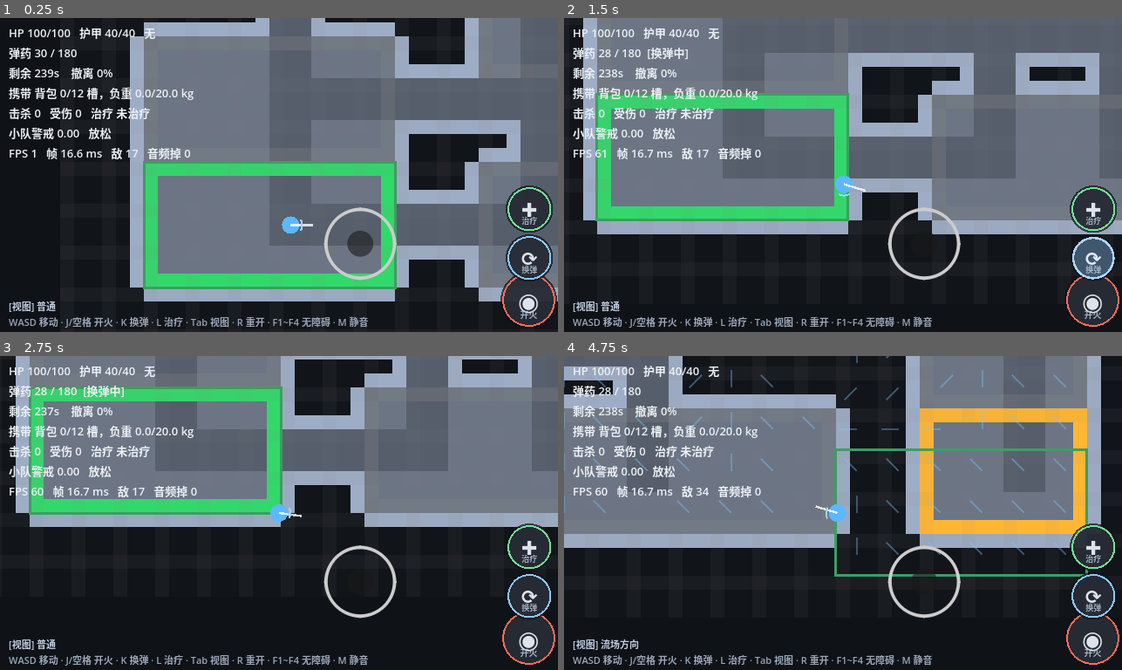
Above: before the commit, frames 1-4 (two rows, left to right).
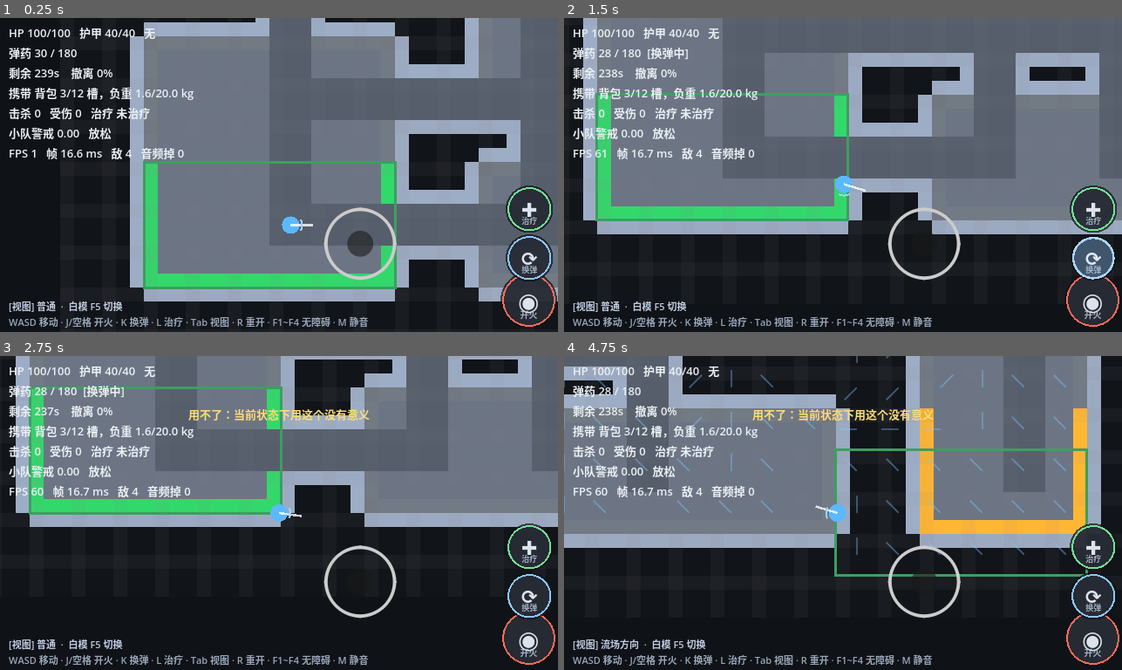
Above: after the commit, the same moments.

Repository: gungnior/SDCgame
Game: Godot game, scene res://view/raid_scene.tscn
Two runs of this game, one before a commit and one after it. Both use one fixed random seed, a clock stepped at 60 frames per second and the inputs below.
Inputs (mouse positions are in pixels of both pictures, inside the frame that each line leads up to):
- Up to frame 1 (0.25 s): no input
- Up to frame 2 (1.5 s): tap Enter at 0.5 s; move the mouse to (1094, 300) at 0.52 s; hold D (move_right) 0.53-1.28 s; tap J at 0.6 s; click (1094, 300) at 0.67 s; tap Space at 0.77 s; move the mouse to (1094, 256) at 1.27 s; hold S (move_down) from 1.28 s (still down); tap K at 1.35 s; click (1094, 256) at 1.42 s
- Up to frame 3 (2.75 s): tap Space at 1.52 s; move the mouse to (530, 547) at 2.02 s; release S (move_down) at 2.03 s; hold D (move_right) from 2.03 s (still down); tap L at 2.1 s; click (530, 547) at 2.17 s
- Up to frame 4 (4.75 s): tap Space at 2.75, 3.02, 3.77, 4.52 s; move the mouse to (815, 575) at 2.77 s; release D (move_right) at 2.78 s; hold W (move_up) 2.78-3.53 s; tap Tab at 2.85 s; click (815, 575) at 2.92 s; move the mouse to (1010, 560) at 3.52 s; hold A (move_left) from 3.53 s (still down); tap R at 3.6 s; move the mouse to (675, 465) at 4.27 s; tap M at 4.35 s

The runs differ from the first frame. In frame 1, 2.3% of the frame differs, in the area x 10-71%, y 22-94%; in frame 2, 2.3%; in frame 3, 2.8%, in the area x 7-67%, y 10-94%; in frame 4, 2.2%.
Error in both runs: Trying to get a return value of a method that returns "void" (res://ui/touch_button.gd:87)

Commit message:
fix(testmode): 白模与碰撞一致性 + 敌人数量钳制 + 起始配装
== 真机反馈 #1：黑墙能穿过 / 绿线挡路 ==
查明根因（是个真 bug）：
  map_generator.gd:85  grid.carve_rect(room.rect, Cell.FLOOR)
  —— `room.rect` **整块**都是 carve 出来的地板，是可走的。
  而白模的 `_outline_rect` 把房间描边画在 `room.rect` 的**最外圈瓦片**上，
  于是绿色描边盖在【可走格】上 —— 看起来像墙、实际能走。

修：
  · 描边改为沿房间边界格的【朝外一侧】画，落在墙格上，不遮可走区域
  · **把白模绘制抽成 view/whitebox_painter.gd（纯函数）** ——
    之前这段逻辑长在场景脚本里，测不到，才让这种不一致溜过去
  · 新增像素级回归测试：对 5 张地图，逐格取【格子中心像素】，
    断言「图上看起来是墙」与「碰撞层是墙」完全一致；
    并断言 room.rect 内全部可走。测试与绘制共用 looks_like_wall()，避免两边标准漂移

== 真机反馈 #2：敌人太多（35 个），技术验证阶段要每型 1 个、总数 <= 4 ==
新增 `MAX_TEST_ENEMIES := 4`（设 0 = 关闭，恢复正式刷怪）。
技术验证模式按房间顺序每型放 1 个，总数钳制到 4。
实测：[敌方] 4 名（技术验证模式，上限 4）

== 真机反馈 #3：治疗按钮没反应（用户要求先查原因）==
查明：**按钮本身是好的，是背包空的。**
  `_setup_sim` 从来没给玩家发过任何物品（HUD 显示"携带 背包 0/12 槽"），
  所以 `_try_heal()` 的循环永远找不到药；而失败只调了 `push_warning`
  —— **手机上完全看不见**，所以表现为"按钮坏了"。

修（两件都做，只修一件都还会"没反应"）：
  · 起始配装：绷带 x2 + 医疗包 x1 + 步枪弹 x90（实测 [配装] 背包 3/12 槽）
  · 新增 HUD 短提示（toast）：失败时显示"没有医疗物品"/"用不了：<原因>"并播 ui_deny；
    成功时显示"开始治疗 · <药名>"。这也是手机上唯一的即时反馈渠道

== 顺带 ==
· HUD 视图行显示当前渲染模式（白模/美术，F5 切换），避免"看不出在哪个模式"
· 修 _set_label 对 null Label 的防御

测试：522 项通过，0 失败（新增白模一致性 + 敌人上限 2 个套件）
APK：build/soudache.apk 0.9.0-testmode

Diff:
--- a/test/run_tests.gd
+++ b/test/run_tests.gd
@@ -56,6 +56,8 @@
 	_suite("真机修复2：hitstop 频率配额", _test_hitstop_frequency_limit)
 	_suite("真机修复2：白模渲染", _test_whitebox_render)
 	_suite("性能回归：听觉代价场缓存", _test_hearing_cache)
+	_suite("真机修复3：白模与碰撞一致", _test_whitebox_matches_collision)
+	_suite("真机修复3：测试模式敌人上限", _test_enemy_count_test_mode)
 
 	print("")
 	if _failed == 0:
@@ -2203,3 +2205,82 @@
 		"1 格外的枪声听得见")
 	_check(not Perception.can_hear_at(near_field, g, centre + Vector2(400, 400), 22.0),
 		"400 格外听不见")
+
+
+# ─────────────────── 真机反馈 #1：白模与碰撞必须一致 ───────────────────
+
+func _test_whitebox_matches_collision() -> void:
+	# ⚠️ 真机反馈："黑色实心的墙可以直接通过，绿色实心的线有时候会挡路"
+	#    根因（已查明）：房间描边早先画在 `room.rect` 的最外圈【瓦片】上，
+	#    而 `map_generator` 把 `room.rect` **整块** carve 成 FLOOR ——
+	#    于是绿线盖在可走格上，看起来像墙、实际能走。
+	#    本测试用**像素级比对**把这个不一致钉死。
+	var reg := DataRegistry.new()
+	reg.load_all("B")
+	var seeds: Array[int] = [11, 4242, 20261012, 777, 31337]
+	var checked := 0
+	for s in seeds:
+		var gen := MapGenerator.new()
+		if not gen.generate(s, reg.room_types):
+			continue
+		checked += 1
+		var g := gen.grid
+		var img := WhiteboxPainter.paint(g, gen.graph.rooms)
+		var n := LogicalGrid.CELL_SIZE_TILES
+
+		var mismatch := 0
+		var first_bad := ""
+		for cy in g.height:
+			for cx in g.width:
+				var cell := Vector2i(cx, cy)
+				var o := g.cell_to_tile_origin(cell)
+				# 取格子【正中心】的像素（描边只会在边缘，中心必须干净）
+				var px := img.get_pixel(o.x + n / 2, o.y + n / 2)
+				var paint_wall := WhiteboxPainter.looks_like_wall(px)
+				var real_wall := not g.is_walkable(cell)
+				if paint_wall != real_wall:
+					mismatch += 1
+					if first_bad == "":
+						first_bad = "格 %s：画成%s，碰撞是%s" % [
+							str(cell), "墙" if paint_wall else "可走",
+							"墙" if real_wall else "可走"]
+		_check_eq(mismatch, 0, "种子 %d：格子中心的「画成墙」与「碰撞是墙」完全一致%s"
+			% [s, "" if mismatch == 0 else "（首个不一致：" + first_bad + "）"])
+
+		# 房间边界格必须是【可走】的（这就是绿线曾经盖住的那些格子）
+		var bad_room := 0
+		for r in gen.graph.rooms:
+			for y in range(r.rect.position.y, r.rect.position.y + r.rect.size.y):
+				for x in range(r.rect.position.x, r.rect.position.x + r.rect.size.x):
+					if not g.is_walkable(Vector2i(x, y)):
+						bad_room += 1
+		_check_eq(bad_room, 0, "种子 %d：room.rect 内全部可走（房间不含有碰撞的格子）" % s)
+
+	_check(checked >= 4, "抽查了 %d 张地图" % checked)
+
+	# 「看起来像墙」的判据本身也要稳：暗 = 墙，亮 = 可走
+	_check(WhiteboxPainter.looks_like_wall(WhiteboxPainter.WB_WALL), "近黑色被判为墙")
+	_check(not WhiteboxPainter.looks_like_wall(WhiteboxPainter.WB_FLOOR), "亮灰地板被判为可走")
+	_check(not WhiteboxPainter.looks_like_wall(WhiteboxPainter.WB_CORRIDOR), "走廊被判为可走")
+	_check(not WhiteboxPainter.looks_like_wall(WhiteboxPainter.WB_DOOR), "门被判为可走")
+
+	# 描边不能盖在可走格的中心（只能出现在边缘）
+	var g2 := MapGenerator.new()
+	g2.generate(999, reg.room_types)
+	var img2 := WhiteboxPainter.paint(g2.grid, g2.graph.rooms)
+	_check_eq(img2.get_width(), g2.grid.width * LogicalGrid.CELL_SIZE_TILES,
+		"白模图宽度 = 逻辑格宽 x 3")
+
+
+func _test_enemy_count_test_mode() -> void:
+	# 真机反馈 #2：技术验证阶段敌人太多（35 个），要求每类型各 1 个、总数 <= 4
+	# ⚠️ 用 load() 取常量而不是引用类型名 —— 后者会在编译期把整个场景脚本拉进来，
+	#    而场景脚本引用了 autoload（Sfx/Feel/Tel），会污染无关脚本的编译。
+	var src: GDScript = load("res://view/raid_scene.gd")
+	_check(src != null, "能载入 raid_scene.gd")
+	var cap: int = int(src.get("MAX_TEST_ENEMIES"))
+	_check(cap <= 4, "测试模式敌人上限 %d <= 4" % cap)
+	_check(cap >= 2, "至少能放 2 种敌人（实际 %d）" % cap)
+	var text := FileAccess.get_file_as_string("res://view/raid_scene.gd")
+	_check(text.contains("agents.size() >= MAX_TEST_ENEMIES"), "刷怪循环里确实做了钳制")
+	_check(text.contains("MAX_TEST_ENEMIES > 0"), "关掉测试模式能回到正式刷怪")
--- a/view/raid_scene.gd
+++ b/view/raid_scene.gd
@@ -24,6 +24,10 @@
 ## 曳光存活时间。
 ## ⚠️ 早先只有 0.06s（约 3.6 帧），安卓真机反馈"开火只听到声音看不到子弹"。
 const TRACER_TTL := 0.13
+## 技术验证阶段：敌人数量上限（真机反馈 #2）
+## 现阶段要的是验证技术，不是打怪。每种敌人各 1 个、总数不超过 4 个足够暴露问题。
+## 调成 0 表示不限制（恢复正式刷怪）。
+const MAX_TEST_ENEMIES := 4
 ## 开局宽限期（秒）：这段时间内敌人不索敌。
 ## 实测：没有它时玩家 3.3 秒就死、0 击杀（安卓真机遥测）。
 ## 这不是"降低难度"，而是给玩家看懂地形与局势的时间 —— 搜打撤的前提是"能观察"。
@@ -176,16 +180,31 @@
 	player_pos = Ballistics.cell_center(spawn.center)
 	raid.hp = vitals.hp
 
+	# ── 起始配装 ──
+	# ⚠️ 真机反馈 #3："按治疗按钮没反应"。查明原因：按钮是好的，
+	#    但 `_setup_sim` 从来没给玩家发过任何物品，背包是空的（0/12 槽），
+	#    所以找不到任何药。这里补上最小可用的起始配装。
+	raid.carry.add("medical_bandage", 2)
+	raid.carry.add("medical_kit", 1)
+	raid.carry.add("ammo_rifle", 90)
+	print("[配装] %s" % raid.carry.summary())
+
 	# 敌人
 	squad = Squad.new(1)
 	var scav := reg.get_enemy("enemy_scav")
 	var infected := reg.get_enemy("enemy_infected")
 	var eid := 0
-	for r in gen.graph.rooms:
-		if r.room_type == "spawn":
-			continue
-		for i in r.enemy_budget:
-			var d: EnemyDef = scav if (i % 2 == 0) else infected
+	# ── 技术验证模式：敌人数量被钳制（真机反馈 #2）──
+	# 现在要的是"验证技术"，不是"打怪"。每种敌人各放 1 个、总数 <= MAX_TEST_ENEMIES。
+	# 放不下那么多房间时按房间顺序取前几个，保证换地图时也有敌人可观察。
+	if MAX_TEST_ENEMIES > 0:
+		var kinds: Array[EnemyDef] = [scav, infected]
+		for r in gen.graph.rooms:
+			if agents.size() >= MAX_TEST_ENEMIES:
+				break
+			if r.room_type == "spawn":
+				continue
+			var d: EnemyDef = kinds[eid % kinds.size()]
 			var a := EnemyAgent.new(eid, d, Ballistics.cell_center(r.center))
 			if d.is_ranged():
 				a.equip(reg.get_weapon("weapon_pistol"), 60)
@@ -193,8 +212,22 @@
 			squad.add_member(a)
 			agents.append(a)
 			eid += 1
+	else:
+		for r in gen.graph.rooms:
+			if r.room_type == "spawn":
+				continue
+			for i in r.enemy_budget:
+				var d2: EnemyDef = scav if (i % 2 == 0) else infected
+				var a2 := EnemyAgent.new(eid, d2, Ballistics.cell_center(r.center))
+				if d2.is_ranged():
+					a2.equip(reg.get_weapon("weapon_pistol"), 60)
+				a2.facing = Vector2(randf_range(-1, 1), randf_range(-1, 1)).normalized()
+				squad.add_member(a2)
+				agents.append(a2)
+				eid += 1
 	print("[地图] %s" % gen.summary())
-	print("[敌方] %d 名" % agents.size())
+	print("[敌方] %d 名%s" % [agents.size(),
+		"（技术验证模式，上限 %d）" % MAX_TEST_ENEMIES if MAX_TEST_ENEMIES > 0 else ""])
 
 
 func _setup_view() -> void:
@@ -235,6 +268,17 @@
 	view_label.add_theme_font_size_override("font_size", fs - 2)
 	view_label.add_theme_color_override("font_color", Color(0.75, 0.80, 0.88))
 	hud.add_child(view_label)
+
+	# 短提示（手机上唯一的即时反馈渠道 —— 例如"没有医疗物品"）
+	_toast_label = Label.new()
+	_toast_label.set_anchors_preset(Control.PRESET_CENTER_TOP)
+	_toast_label.position = Vector2(-160, 56)
+	_toast_label.size = Vector2(320, 24)
+	_toast_label.horizontal_alignment = HORIZONTAL_ALIGNMENT_CENTER
+	_toast_label.add_theme_font_size_override("font_size", fs)
+	_toast_label.add_theme_color_override("font_color", Color(1.0, 0.86, 0.45))
+	_toast_label.visible = false
+	hud.add_child(_toast_label)
 
 	_load_tiles()
 	_build_map_texture()
@@ -317,96 +361,17 @@
 
 # ─────────── 白模（技术验证阶段的默认渲染）───────────
 #
-# ⚠️ 为什么默认用白模（安卓真机反馈 + 用户建议）：
-#   带了美术 tile 之后，墙和地板都是暗灰，玩家**看不出哪能走**。
-#   技术验证阶段要的是"能读懂"，不是"好看"。
-#   白模的语义极简单：**亮 = 可走，暗 + 描边 = 阻挡**。
-#   美术资源留着，`render_mode` 一改就切回来（frameworks 已就位）。
-const WB_FLOOR := Color(0.42, 0.46, 0.52)        ## 可走：亮
-const WB_CORRIDOR := Color(0.34, 0.37, 0.42)     ## 走廊：略暗一档
-const WB_WALL := Color(0.07, 0.08, 0.10)         ## 阻挡：近黑
-const WB_WALL_EDGE := Color(0.62, 0.68, 0.78)    ## 墙的描边：亮，一眼可辨
-const WB_DOOR := Color(0.82, 0.68, 0.24)
-const WB_GRID := Color(1, 1, 1, 0.035)           ## 格子网格：几乎不可见但帮助判距
-const WB_SPAWN_TINT := Color(0.20, 0.85, 0.42)
-const WB_EXTRACT_TINT := Color(1.0, 0.72, 0.20)
+# ⚠️ 绘制已抽到 view/whitebox_painter.gd —— 它是纯函数，可以像素级单测。
+#    真机反馈黑墙能穿过、绿线挡路就是因为当初这段逻辑长在场景里、测不到。
+const WB_FLOOR := WhiteboxPainter.WB_FLOOR
+const WB_WALL := WhiteboxPainter.WB_WALL
+const WB_WALL_EDGE := WhiteboxPainter.WB_WALL_EDGE
 
 
 func _build_whitebox(img: Image) -> void:
-	var g := gen.grid
-	var n := LogicalGrid.CELL_SIZE_TILES
-
-	# ① 铺底：按格子类型刷平色
-	for cy in g.height:
-		for cx in g.width:
-			var cell := Vector2i(cx, cy)
-			var v := g.get_cell(cell)
-			var col := WB_WALL
-			if v == LogicalGrid.Cell.FLOOR:
-				col = WB_FLOOR
-			elif v == LogicalGrid.Cell.CORRIDOR:
-				col = WB_CORRIDOR
-			elif v == LogicalGrid.Cell.DOOR:
-				col = WB_DOOR
-			var o := g.cell_to_tile_origin(cell)
-			for ty in n:
-				for tx in n:
-					img.set_pixel(o.x + tx, o.y + ty, col)
-
-	# ② 墙的描边：只画【朝向可走格】的那一侧（内部不画线，读起来才干净）
-	var dirs: Array[Vector2i] = [
-		Vector2i(1, 0), Vector2i(-1, 0), Vector2i(0, 1), Vector2i(0, -1)]
-	for cy in g.height:
-		for cx in g.width:
-			var cell := Vector2i(cx, cy)
-			if g.is_walkable(cell):
-				continue
-			var o := g.cell_to_tile_origin(cell)
-			for d in dirs:
-				if g.is_walkable(cell + d):
-					_draw_seam(img, o, d, n, WB_WALL_EDGE, 0, 1)
-
-	# ③ 房间轮廓 + 类型着色
-	for r in gen.graph.rooms:
-		var tint := Color(1, 1, 1, 0.16)
-		if r.room_type == "spawn":
-			tint = WB_SPAWN_TINT
-		elif r.room_type == "extract":
-			tint = WB_EXTRACT_TINT
-		_outline_rect(img, r.rect, n, tint)
-
-	# ④ 每个逻辑格画一条极淡的网格线，帮助判断距离
-	for cy in g.height:
-		for cx in g.width:
-			var o := g.cell_to_tile_origin(Vector2i(cx, cy))
-			for i in n:
-				_blend_px(img, o.x + i, o.y, WB_GRID)
-				_blend_px(img, o.x, o.y + i, WB_GRID)
-
-
-## 在逻辑格级别给矩形描边（cell 坐标 -> tile 坐标）
-func _outline_rect(img: Image, rect: Rect2i, n: int, col: Color) -> void:
-	var x0 := rect.position.x * n
-	var y0 := rect.position.y * n
-	var x1 := (rect.position.x + rect.size.x) * n - 1
-	var y1 := (rect.position.y + rect.size.y) * n - 1
-	var iw := img.get_width()
-	var ih := img.get_height()
-	for x in range(x0, x1 + 1):
-		_blend_px(img, x, y0, col)
-		_blend_px(img, x, y1, col)
-	for y in range(y0, y1 + 1):
-		_blend_px(img, x0, y, col)
-		_blend_px(img, x1, y, col)
-
-
-func _blend_px(img: Image, x: int, y: int, col: Color) -> void:
-	if x < 0 or y < 0 or x >= img.get_width() or y >= img.get_height():
-		return
-	if col.a >= 1.0:
-		img.set_pixel(x, y, col)
-	else:
-		img.set_pixel(x, y, img.get_pixel(x, y).lerp(col, col.a))
+	var painted := WhiteboxPainter.paint(gen.grid, gen.graph.rooms)
+	# 直接拷贝像素（尺寸一致，都是 tile_extents）
+	img.blit_rect(painted, Rect2i(Vector2i.ZERO, painted.get_size()), Vector2i.ZERO)
 
 
 ## 美术 tile 版（render_mode == RENDER_ART 时用）
@@ -999,14 +964,47 @@
 func _try_heal() -> void:
 	if medical.is_treating():
 		medical.cancel()
-		return
+		_toast("已中断治疗")
+		return
+	if vitals.dead:
+		return
+	# 按优先级找一种能用的药
+	var last_err := ""
+	var found_any := false
 	for med_id in ["medical_kit", "medical_bandage", "medical_painkiller"]:
-		if raid.carry.has_item(med_id):
-			var err := medical.start(reg.get_item(med_id), vitals)
-			if err == "":
-				raid.carry.remove(med_id, 1)
-				return
-	push_warning("没有可用的医疗物品")
+		if not raid.carry.has_item(med_id):
+			continue
+		found_any = true
+		var err := medical.start(reg.get_item(med_id), vitals)
+		if err == "":
+			raid.carry.remove(med_id, 1)
+			_toast("开始治疗 · %s" % med_id)
+			if Sfx != null:
+				Sfx.play("reload_start")
+			return
+		last_err = err
+	# ── 失败必须有【看得见】的反馈 ──
+	# 真机反馈 #3："按治疗按钮没反应"。查明原因是背包里根本没有药，
+	# 而失败只调了 push_warning —— 手机上完全看不见，所以表现为"按钮坏了"。
+	if not found_any:
+		_toast("没有医疗物品")
+	else:
+		_toast("用不了：%s" % last_err)
+	if Sfx != null:
+		Sfx.play("ui_deny")
+
+
+## HUD 短提示（2 秒）。手机上唯一的即时反馈渠道。
+var _toast_text := ""
+var _toast_until := 0.0
+var _toast_label: Label = null
+
+
+func _toast(msg: String, seconds: float = 2.0) -> void:
+	_toast_text = msg
+	_toast_until = _time + seconds
+	if Tel != null:
+		Tel.emit("toast", {"msg": msg})
 
 
 func _restart() -> void:
@@ -1233,7 +1231,16 @@
 	#    Godot 里给 Label.text 赋值（哪怕值相同）也会触发 update_minimum_size -> 布局重算，
 	#    每帧都设是移动端常见的隐形开销（真机"自动开火卡顿"的次要来源）。
 	_set_label(hud_label, "\n".join(lines), "_cache_hud")
-	_set_label(view_label, "[视图] %s" % dbg[debug_mode], "_cache_view")
+	_set_label(view_label, "[视图] %s%s" % [dbg[debug_mode],
+		"  ·  白模 F5 切换" if render_mode == RENDER_WHITEBOX else "  ·  美术 F5 切换"], "_cache_view")
+
+	# 短提示
+	if _toast_label != null:
+		var show := _time < _toast_until
+		if _toast_label.visible != show:
+			_toast_label.visible = show
+		if show:
+			_set_label(_toast_label, _toast_text, "_cache_toast")
 	# ⚠️ 提示必须按平台给（真机反馈：安卓上显示的是 WASD/J/K/L 键盘键位）
 	var hint := ("左摇杆移动 · 右摇杆瞄准 · ◉ 开火 · ⟳ 换弹 · ✚ 治疗"
 		if _is_touch
@@ -1244,9 +1251,12 @@
 var _cache_hud := ""
 var _cache_view := ""
 var _cache_hint := ""
+var _cache_toast := ""
 
 
 func _set_label(l: Label, txt: String, cache_key: String) -> void:
+	if l == null:
+		return
 	if get(cache_key) == txt:
 		return
 	set(cache_key, txt)
--- /dev/null
+++ b/view/whitebox_painter.gd
@@ -0,0 +1,141 @@
+class_name WhiteboxPainter
+extends RefCounted
+
+## 白模地图绘制（技术验证阶段的默认渲染）
+##
+## ⚠️ 抽成独立模块的原因（真机反馈 #1）：
+##   早先这段代码长在 `view/raid_scene.gd` 里，**没法单独测试**，
+##   结果出现了"黑墙能穿过、绿线挡路"这种视觉与碰撞不一致的问题。
+##   现在它是纯函数：`paint(grid) -> Image`，可以用像素级断言验证
+##   **「图上看起来是墙的格子，碰撞层也必须判定为墙」**。
+##
+## 语义必须极端简单（技术验证优先"能读懂"）：
+##   **亮 = 可走，暗 + 描边 = 阻挡**
+
+const WB_FLOOR := Color(0.42, 0.46, 0.52)        ## 可走：亮
+const WB_CORRIDOR := Color(0.34, 0.37, 0.42)     ## 走廊：略暗一档
+const WB_WALL := Color(0.07, 0.08, 0.10)         ## 阻挡：近黑
+const WB_WALL_EDGE := Color(0.62, 0.68, 0.78)    ## 墙的描边：亮
+const WB_DOOR := Color(0.82, 0.68, 0.24)
+const WB_GRID := Color(1, 1, 1, 0.035)           ## 格子网格：几乎不可见
+const WB_SPAWN_TINT := Color(0.20, 0.85, 0.42)
+const WB_EXTRACT_TINT := Color(1.0, 0.72, 0.20)
+
+## 判定"这个像素看起来是不是墙"。测试与绘制共用，避免两边标准不一致。
+static func looks_like_wall(c: Color) -> bool:
+	# 亮底（地板/走廊/门）的亮度明显高于近黑的墙
+	return c.get_luminance() < 0.16
+
+
+## 画整张白模地图。grid 的每个逻辑格铺 CELL_SIZE_TILES x CELL_SIZE_TILES 个像素。
+static func paint(grid: LogicalGrid, rooms: Array = []) -> Image:
+	var n := LogicalGrid.CELL_SIZE_TILES
+	var te := grid.tile_extents()
+	var img := Image.create(te.x, te.y, false, Image.FORMAT_RGBA8)
+	img.fill(WB_WALL)
+
+	# ① 铺底：按格子类型刷平色
+	for cy in grid.height:
+		for cx in grid.width:
+			var cell := Vector2i(cx, cy)
+			var v := grid.get_cell(cell)
+			var col := WB_WALL
+			if v == LogicalGrid.Cell.FLOOR:
+				col = WB_FLOOR
+			elif v == LogicalGrid.Cell.CORRIDOR:
+				col = WB_CORRIDOR
+			elif v == LogicalGrid.Cell.DOOR:
+				col = WB_DOOR
+			var o := grid.cell_to_tile_origin(cell)
+			for ty in n:
+				for tx in n:
+					img.set_pixel(o.x + tx, o.y + ty, col)
+
+	# ② 墙的描边：只画【朝向可走格】的那一侧（墙体内部不画线，读起来才干净）
+	var dirs: Array[Vector2i] = [
+		Vector2i(1, 0), Vector2i(-1, 0), Vector2i(0, 1), Vector2i(0, -1)]
+	for cy in grid.height:
+		for cx in grid.width:
+			var cell := Vector2i(cx, cy)
+			if grid.is_walkable(cell):
+				continue
+			var o := grid.cell_to_tile_origin(cell)
+			for d in dirs:
+				if grid.is_walkable(cell + d):
+					draw_seam(img, o, d, n, WB_WALL_EDGE, 0, 1)
+
+	# ③ 房间轮廓 —— 画在房间边界格【朝外】的那一圈瓦片上
+	#
+	# ⚠️ 这里是最初踩坑的地方：早先把描边画在 room.rect 的最外圈【瓦片】上，
+	#    而 room.rect 整块都是 carve 出来的 FLOOR —— 于是绿线盖在可走格上，
+	#    看起来像墙、实际能走。现在改为：**只画在房间边界格与「房间外」相邻的那一侧**，
+	#    即描边落在墙上而不是地板上。
+	for r in rooms:
+		var tint := Color(1, 1, 1, 0.16)
+		if r.room_type == "spawn":
+			tint = WB_SPAWN_TINT
+		elif r.room_type == "extract":
+			tint = WB_EXTRACT_TINT
+		_outline_room(img, grid, r.rect, n, tint)
+
+	# ④ 每个逻辑格画一条极淡的网格线，帮助判断距离
+	for cy in grid.height:
+		for cx in grid.width:
+			var o := grid.cell_to_tile_origin(Vector2i(cx, cy))
+			for i in n:
+				blend_px(img, o.x + i, o.y, WB_GRID)
+				blend_px(img, o.x, o.y + i, WB_GRID)
+
+	return img
+
+
+## 房间描边：沿着房间边界的【外缘】画，落在墙格上（不是地板上）
+static func _outline_room(img: Image, grid: LogicalGrid, rect: Rect2i, n: int, col: Color) -> void:
+	var dirs: Array[Vector2i] = [
+		Vector2i(1, 0), Vector2i(-1, 0), Vector2i(0, 1), Vector2i(0, -1)]
+	for y in range(rect.position.y, rect.position.y + rect.size.y):
+		for x in range(rect.position.x, rect.position.x + rect.size.x):
+			var cell := Vector2i(x, y)
+			if not grid.is_walkable(cell):
+				continue
+			var o := grid.cell_to_tile_origin(cell)
+			for d in dirs:
+				# 房间【外】的墙格才有描边（这样线落在墙上，不遮住可走区域）
+				var out := cell + d
+				if rect.has_point(out):
+					continue          # 还在房间内，跳过
+				if not grid.is_walkable(out):
+					draw_seam(img, o, d, n, col, 0, 1)
+
+
+## 沿 cell 的某一侧画一条线。d 指向邻居，线画在朝邻居的那条边上。
+static func draw_seam(img: Image, origin: Vector2i, d: Vector2i, n: int,
+		col: Color, inset: int, thickness: int) -> void:
+	var iw := img.get_width()
+	var ih := img.get_height()
+	for t in thickness:
+		for i in n:
+			var x := -1
+			var y := -1
+			if d == Vector2i(0, 1):
+				x = origin.x + i
+				y = origin.y + n - 1 - inset - t
+			elif d == Vector2i(0, -1):
+				x = origin.x + i
+				y = origin.y + inset + t
+			elif d == Vector2i(1, 0):
+				x = origin.x + n - 1 - inset - t
+				y = origin.y + i
+			else:
+				x = origin.x + inset + t
+				y = origin.y + i
+			blend_px(img, x, y, col)
+
+
+static func blend_px(img: Image, x: int, y: int, col: Color) -> void:
+	if x < 0 or y < 0 or x >= img.get_width() or y >= img.get_height():
+		return
+	if col.a >= 1.0:
+		img.set_pixel(x, y, col)
+	else:
+		img.set_pixel(x, y, img.get_pixel(x, y).lerp(col, col.a))
Not shown, changed: export_presets.cfg
Not shown, added: view/whitebox_painter.gd.uid
